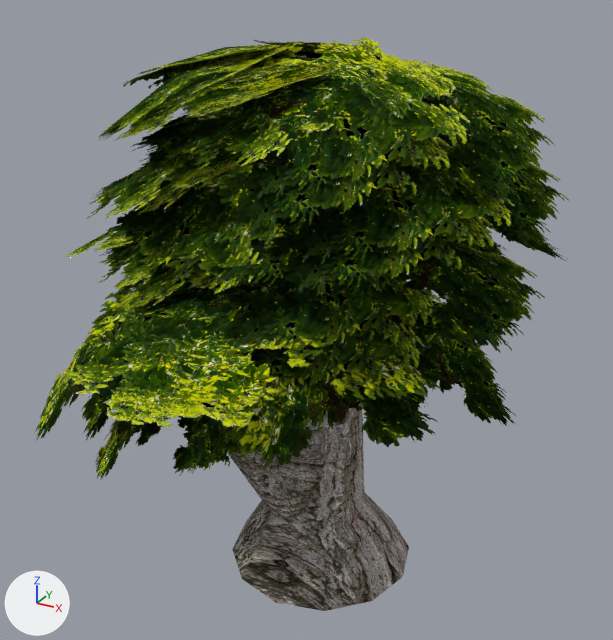
Two versions of the Blender file RTS Dev Project/Assets/Models/Buildings/tree3.blend, one commit apart.
Rendered twice from a 50 mm lens placed at (3.52, -6.97, 6.29), pointed at (-0.45, 0.24, 2.68). Every picture has the same lights, and +X, +Y and +Z are marked at lower left.
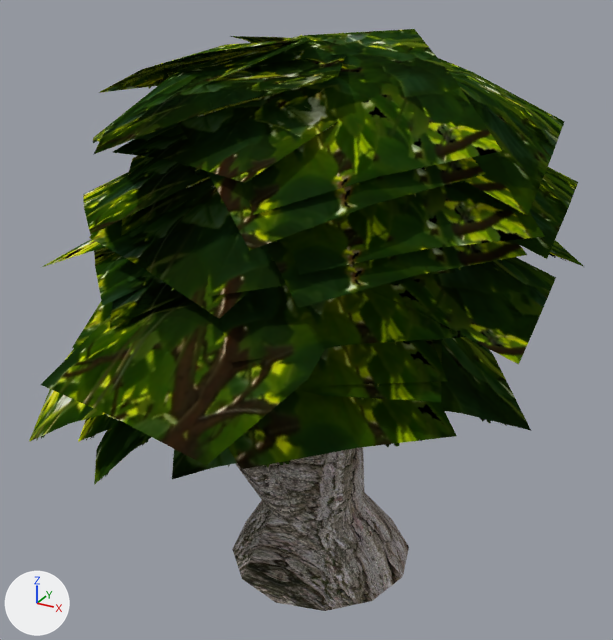
The newer file is also turned or shifted as a whole; pictures and numbers use the older file's frame.

Patch to the scene script:
```diff
--- a/RTS Dev Project/Assets/Models/Buildings/tree3.blend.py
+++ b/RTS Dev Project/Assets/Models/Buildings/tree3.blend.py
@@ me_plane @@
 # used by ob_plane; location = (1.01, 0.3, 5.14); rotation_euler = (0.217, 0.386, 0.194), in degrees (12, 22, 11)
-me_plane.from_pydata(...)  # 654 vertices, 352 faces; spans x -3.41..2.18, y -3.3..2.69, z -5.4..0.11
+me_plane.from_pydata(...)  # 1144 vertices, 569 faces; spans x -3.42..2.18, y -3.3..2.71, z -5.4..0.13
+# me_plane part 1: the loose piece of 9 vertices spanning x -1.16..-0.12, y -2.24..-1.15, z -3.86..-3.26 is copied, and the copy is moved by (-0.01, 0.02, 0.02); it spans x -1.17..-0.13, y -2.23..-1.13, z -3.84..-3.24
+# me_plane part 2: the loose piece of 9 vertices spanning x -1.93..-1.01, y -2.31..-0.79, z -4.7..-3.41 is copied, and the copy is moved by (-0.01, 0.02, 0.02); it spans x -1.94..-1.02, y -2.29..-0.77, z -4.68..-3.39
+# me_plane part 3: the loose piece of 9 vertices spanning x -2.73..-1.31, y -2.45..-0.27, z -4.59..-2.45 is copied, and the copy is moved by (-0.01, 0.02, 0.02); it spans x -2.74..-1.31, y -2.43..-0.25, z -4.57..-2.43
+# me_plane part 4: the loose piece of 9 vertices spanning x -0.72..1.89, y -0.03..2.43, z -2.21..-1.31 is copied, and the copy is moved by (-0.01, 0.02, 0.02); it spans x -0.73..1.89, y -0.02..2.45, z -2.19..-1.29
+# me_plane part 5: the loose piece of 9 vertices spanning x -2.54..0.15, y 0.22..2.65, z -1.55..-0.25 is copied, and the copy is moved by (-0.01, 0.02, 0.02); it spans x -2.55..0.15, y 0.24..2.67, z -1.53..-0.23
+# me_plane part 6: the loose piece of 9 vertices spanning x -1.84..0.71, y -2.2..0.43, z -1.55..-0.77 is copied, and the copy is moved by (-0.01, 0.02, 0.02); it spans x -1.85..0.7, y -2.18..0.45, z -1.53..-0.75
+# me_plane part 7: the loose piece of 9 vertices spanning x -2.96..-0.73, y -1.94..0.87, z -3.29..-1.56 is copied, and the copy is moved by (-0.01, 0.02, 0.02); it spans x -2.97..-0.74, y -1.92..0.89, z -3.27..-1.54
+# me_plane part 8: the loose piece of 9 vertices spanning x -2.99..-0.87, y -2.23..0.59, z -2.42..-0.56 is copied, and the copy is moved by (-0.01, 0.02, 0.02); it spans x -3.0..-0.88, y -2.21..0.61, z -2.4..-0.54
+# me_plane part 9: the loose piece of 9 vertices spanning x -3.21..-1.29, y -1.72..1.09, z -2.11..-0.03 is copied, and the copy is moved by (-0.01, 0.02, 0.02); it spans x -3.21..-1.3, y -1.7..1.11, z -2.09..-0.01
+# me_plane part 10: the loose piece of 9 vertices spanning x -2.08..0.59, y -2.04..0.68, z -0.74..0.11 is copied, and the copy is moved by (-0.01, 0.02, 0.02); it spans x -2.09..0.58, y -2.02..0.7, z -0.72..0.13
+# me_plane part 11: the loose piece of 9 vertices spanning x -1.48..1.2, y -2.08..0.67, z -1.09..-0.38 is copied, and the copy is moved by (-0.01, 0.02, 0.02); it spans x -1.49..1.2, y -2.06..0.69, z -1.07..-0.36
+# me_plane part 12: the loose piece of 9 vertices spanning x -1.64..1.05, y -2.48..0.27, z -1.95..-1.3 is copied, and the copy is moved by (-0.01, 0.02, 0.02); it spans x -1.64..1.04, y -2.46..0.29, z -1.93..-1.28
+# me_plane part 13: the loose piece of 9 vertices spanning x -3.41..-1.07, y -0.73..1.73, z -1.79..-0.24 is copied, and the copy is moved by (-0.01, 0.02, 0.02); it spans x -3.42..-1.07, y -0.71..1.75, z -1.77..-0.22
+# me_plane part 14: the loose piece of 9 vertices spanning x -0.6..2.18, y -1.53..1.23, z -2.89..-2.27 is copied, and the copy is moved by (-0.01, 0.02, 0.02); it spans x -0.61..2.17, y -1.51..1.24, z -2.87..-2.25
+# me_plane part 15: the loose piece of 9 vertices spanning x -2.02..0.07, y -3.3..-0.86, z -2.84..-1.48 is copied, and the copy is moved by (-0.01, 0.02, 0.02); it spans x -2.03..0.06, y -3.28..-0.85, z -2.82..-1.46
+# me_plane part 16: the loose piece of 9 vertices spanning x -1.21..1.11, y -2.21..0.21, z -2.55..-1.8 is copied, and the copy is moved by (-0.01, 0.02, 0.02); it spans x -1.21..1.1, y -2.19..0.22, z -2.53..-1.78
+# me_plane part 17: the loose piece of 9 vertices spanning x -3.15..-1.3, y -1.29..0.81, z -3.47..-1.79 is copied, and the copy is moved by (-0.01, 0.02, 0.02); it spans x -3.16..-1.31, y -1.27..0.83, z -3.45..-1.77
+# me_plane part 18: the loose piece of 9 vertices spanning x -1.64..1.08, y -2.59..0.17, z -2.22..-1.72 is copied, and the copy is moved by (-0.01, 0.02, 0.02); it spans x -1.65..1.08, y -2.58..0.19, z -2.2..-1.7
+# me_plane part 19: 216 vertices added at x -3.1..1.66, y -2.96..2.19, z -5.01..0.12
 me_plane.materials.append(mat_fulles_arbre3)
```

Pixel boxes [x1, y1, x2, y2] of what changed, in the pictures (613 x 640 px):
'Plane', reshaped
    before: [35, 37, 569, 611]
    after: [29, 29, 583, 611]
part 1 of me_plane, added
    after: [172, 447, 237, 479]
part 2 of me_plane, added (black)
    after: [94, 421, 151, 485]
part 3 of me_plane, added
    after: [29, 349, 105, 442]
part 4 of me_plane, added
    after: [550, 240, 583, 266]
part 5 of me_plane, added
    after: [230, 36, 289, 42]
part 6 of me_plane, added (black)
    after: [208, 255, 456, 296]
part 7 of me_plane, added (green)
    after: [94, 248, 152, 306]
part 8 of me_plane, added (green)
    after: [83, 157, 210, 235]
part 9 of me_plane, added (green)
    after: [93, 35, 311, 143]
part 10 of me_plane, added (green)
    after: [242, 29, 502, 215]
part 11 of me_plane, added (green)
    after: [288, 181, 545, 275]
part 12 of me_plane, added (black)
    after: [221, 285, 466, 363]
part 13 of me_plane, added (green)
    after: [99, 40, 298, 93]
part 14 of me_plane, added (black)
    after: [440, 337, 531, 430]
part 15 of me_plane, added (green)
    after: [41, 295, 326, 465]
part 16 of me_plane, added (green)
    after: [299, 340, 442, 402]
part 17 of me_plane, added (yellow)
    after: [40, 239, 105, 268]
part 18 of me_plane, added (black)
    after: [296, 340, 447, 390]
part 19 of me_plane, added (black)
    after: [72, 39, 578, 469]
